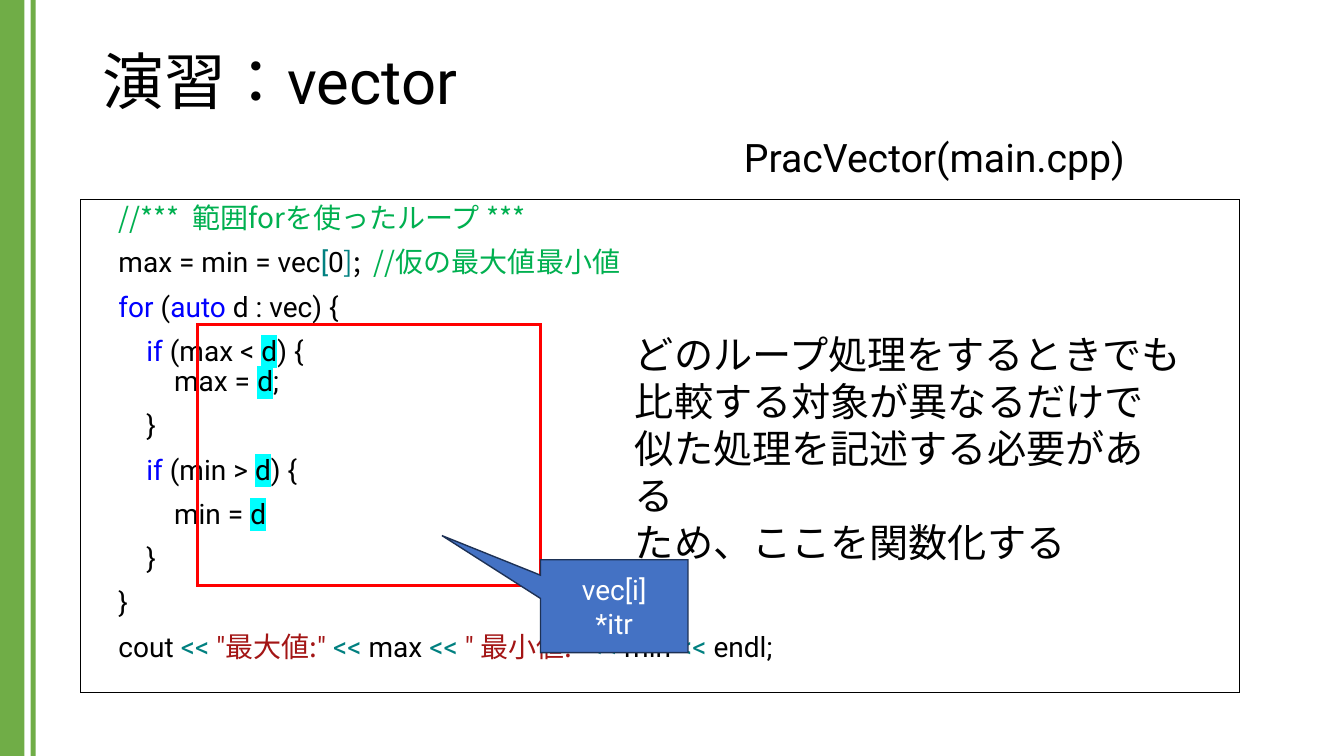
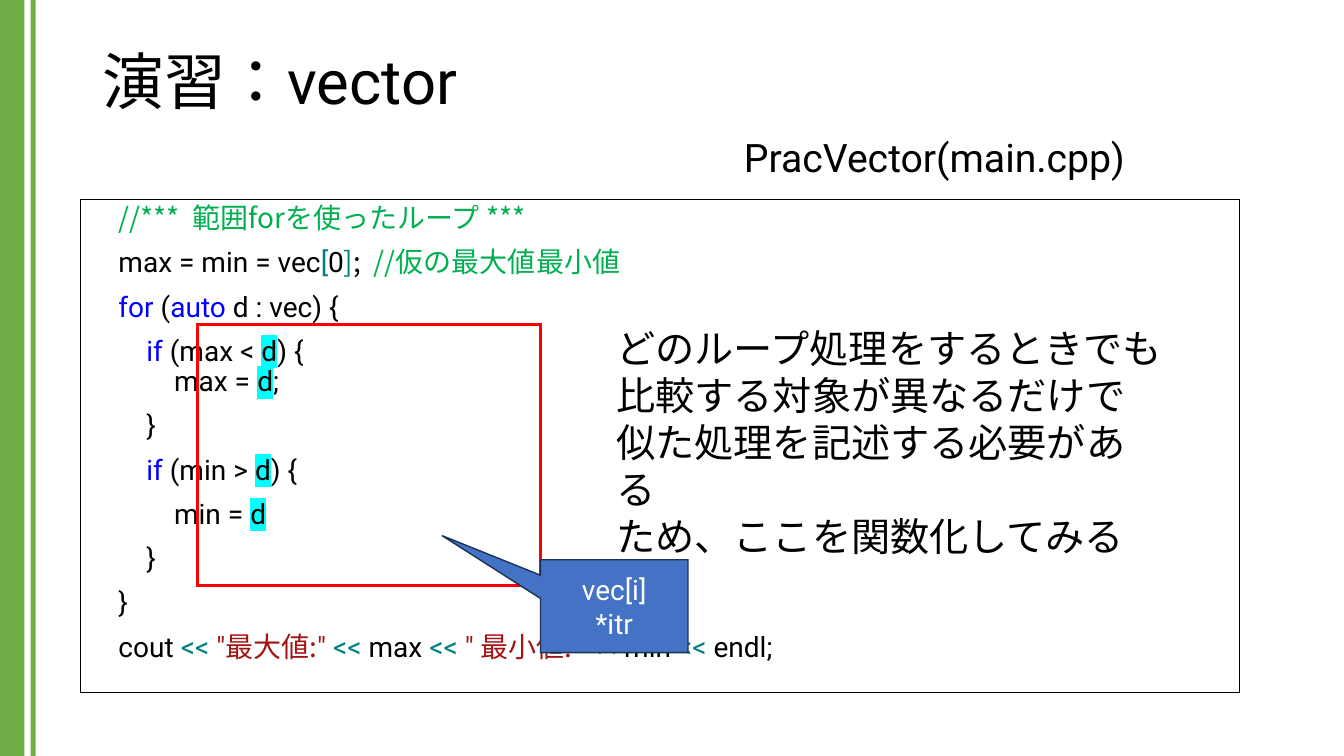
Before and after one commit to kic-murata/cpp2024, a slide deck: slide 10 of 授業資料/演習課題：vector.pptx (slide 7 before the commit). Drawn at 1344x756 pixels with LibreOffice and Linux fonts; fonts in the diff are those of the drawing. Boxes give left, top, right and bottom in pixels: in the first picture for what was removed or moved away, otherwise in the second. Text is boxed around its words. In the diff, an @@ line names an element or a change of style, - is before the commit and + after.

```diff
--- a/授業資料/演習課題：vector.pptx
+++ b/授業資料/演習課題：vector.pptx
@@ text "どのループ処理をするときでも": place and size @@
-text "どのループ処理をするときでも" at box(635, 336, 1181, 568)
+text "どのループ処理をするときでも" at box(616, 330, 1162, 562)
@@ text at box(616, 424, 1125, 562): text changed @@
-似た処理を記述する必要がある
-ため、ここを関数化する
+似た処理を記述する必要がある
+ため、ここを関数化してみる
```
Also in this commit, not shown: 11 other slides changed, 3 slides added.
